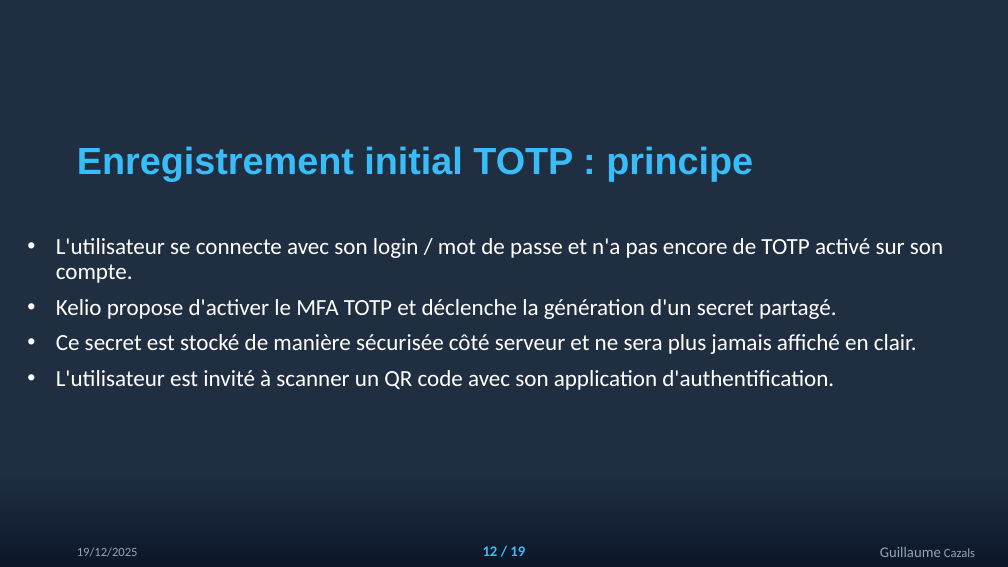
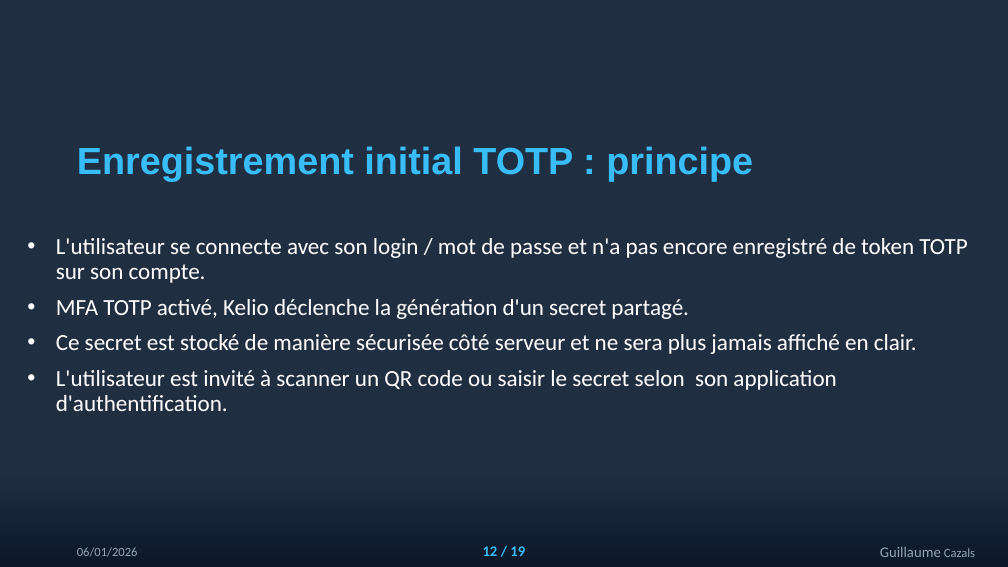
Before and after one commit to guillaumecnam2023-tech/kelio, a slide deck: slide 13 of docs/TOTP.pptx. Drawn at 1008x567 pixels with LibreOffice and Linux fonts; fonts in the diff are those of the drawing. Boxes give left, top, right and bottom in pixels: in the first picture for what was removed or moved away, otherwise in the second. Text is boxed around its words. In the diff, an @@ line names an element or a change of style, - is before the commit and + after.

```diff
--- a/docs/TOTP.pptx
+++ b/docs/TOTP.pptx
@@ subtitle at [56, 238, 967, 319]: text changed @@
-• L'utilisateur se connecte avec son login / mot de passe et n'a pas encore de TOTP activé sur son compte.
-• Kelio propose d'activer le MFA TOTP et déclenche la génération d'un secret partagé.
+• L'utilisateur se connecte avec son login / mot de passe et n'a pas encore enregistré de token TOTP sur son compte.
+• MFA TOTP activé, Kelio déclenche la génération d'un secret partagé.
@@ subtitle at [56, 370, 836, 411]: text changed @@
-• L'utilisateur est invité à scanner un QR code avec son application d'authentification.
+• L'utilisateur est invité à scanner un QR code ou saisir le secret selon son application d'authentification.
@@ text at [77, 547, 138, 557]: text changed @@
-19/12/2025
+06/01/2026
```
Also in this commit, not shown: 18 other slides changed, 5 other files.
